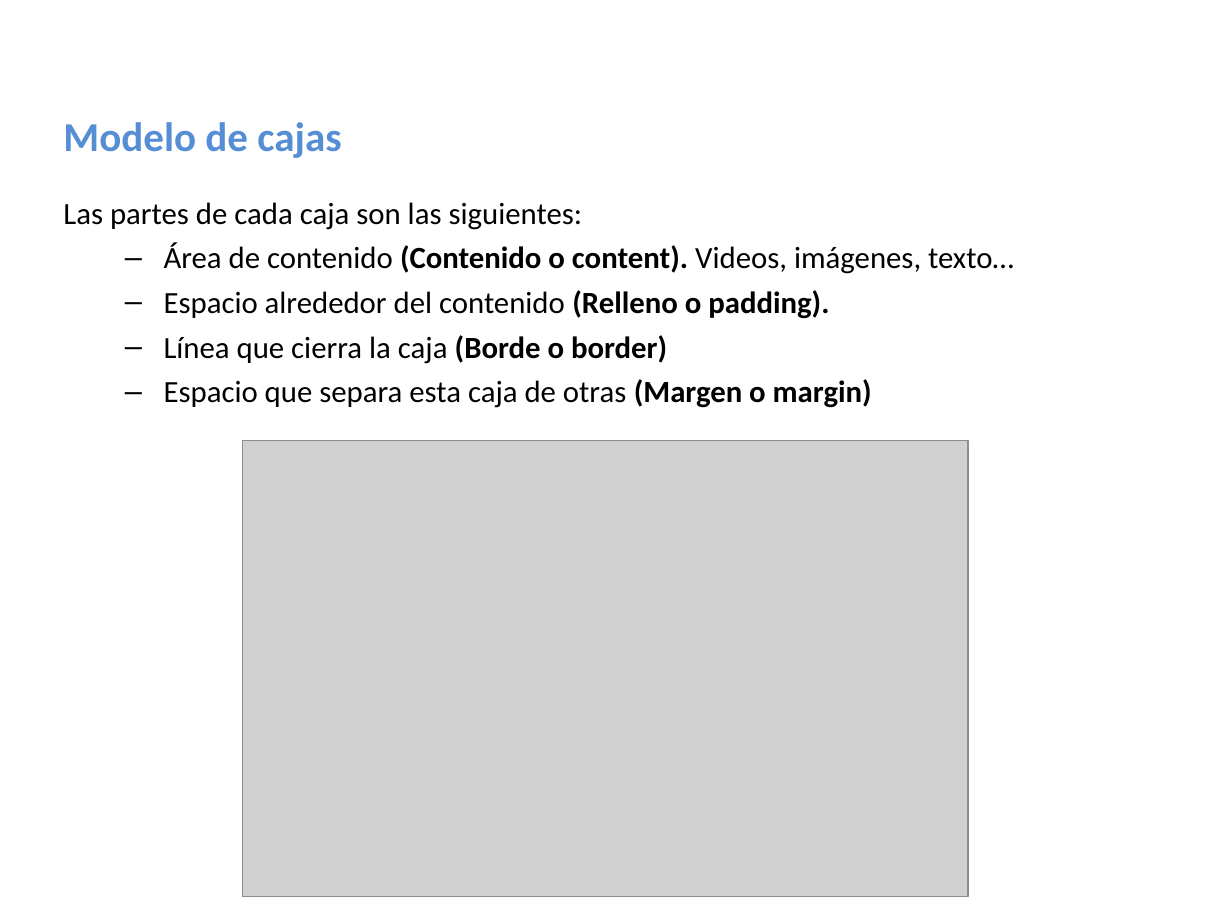
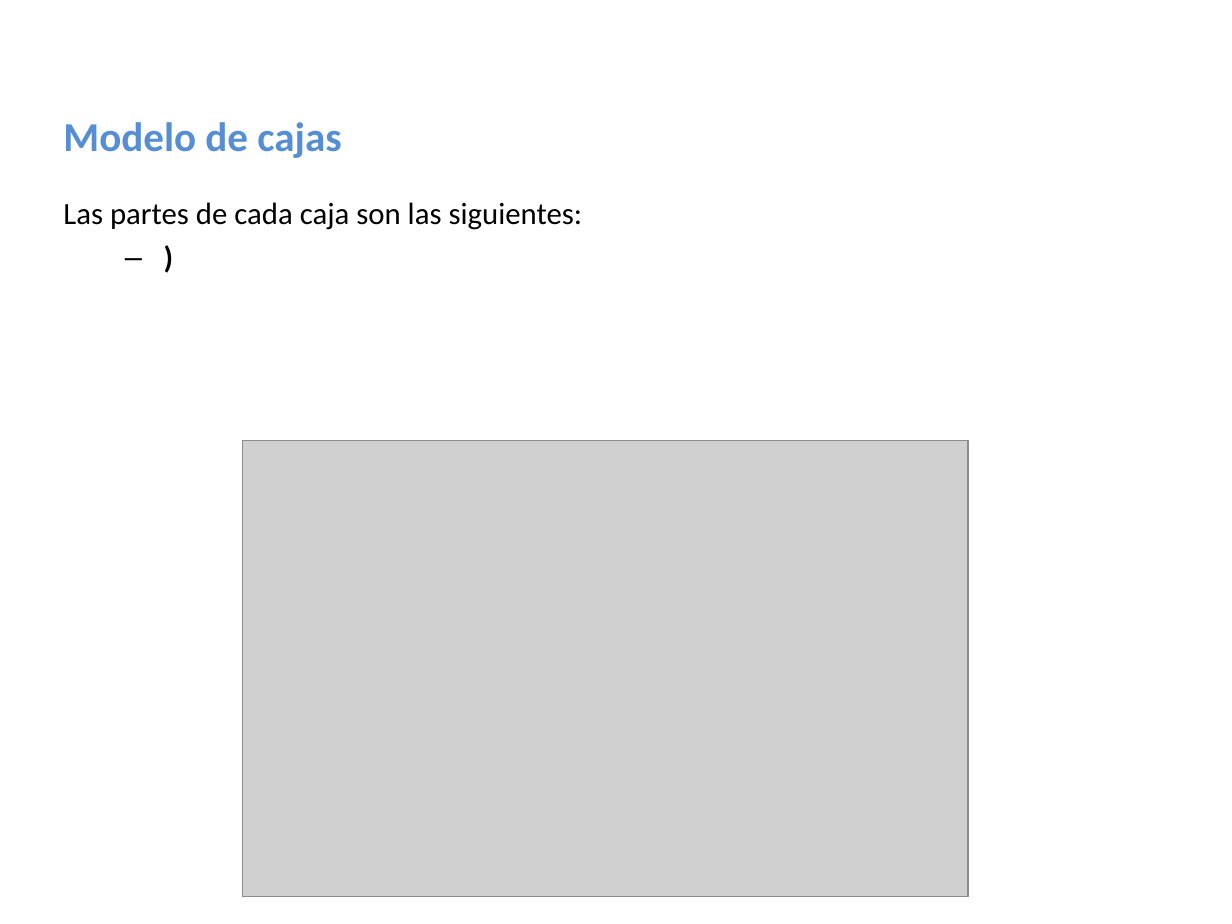
Before and after one commit to Carloszvs/pruebas, a slide deck: slide 3 of 7-layoutBásico (2).ppt. Drawn at 1232x924 pixels with LibreOffice and Linux fonts; fonts in the diff are those of the drawing; grey boxes stand for pictures; background and template pictures are left out. Boxes give left, top, right and bottom in pixels: in the first picture for what was removed or moved away, otherwise in the second. Text is boxed around its words. In the diff, an @@ line names an element or a change of style, - is before the commit and + after.

```diff
--- a/7-layoutBásico (2).ppt
+++ b/7-layoutBásico (2).ppt
@@ text at (164,243,1014,408): text changed; bold on @@
-  – Área de contenido (Contenido o content). Videos, imágenes, texto…
-  – Espacio alrededor del contenido (Relleno o padding).
-  – Línea que cierra la caja (Borde o border)
-  – Espacio que separa esta caja de otras (Margen o margin)
+  – )
```
Also in this commit, not shown: 4 other slides changed.
